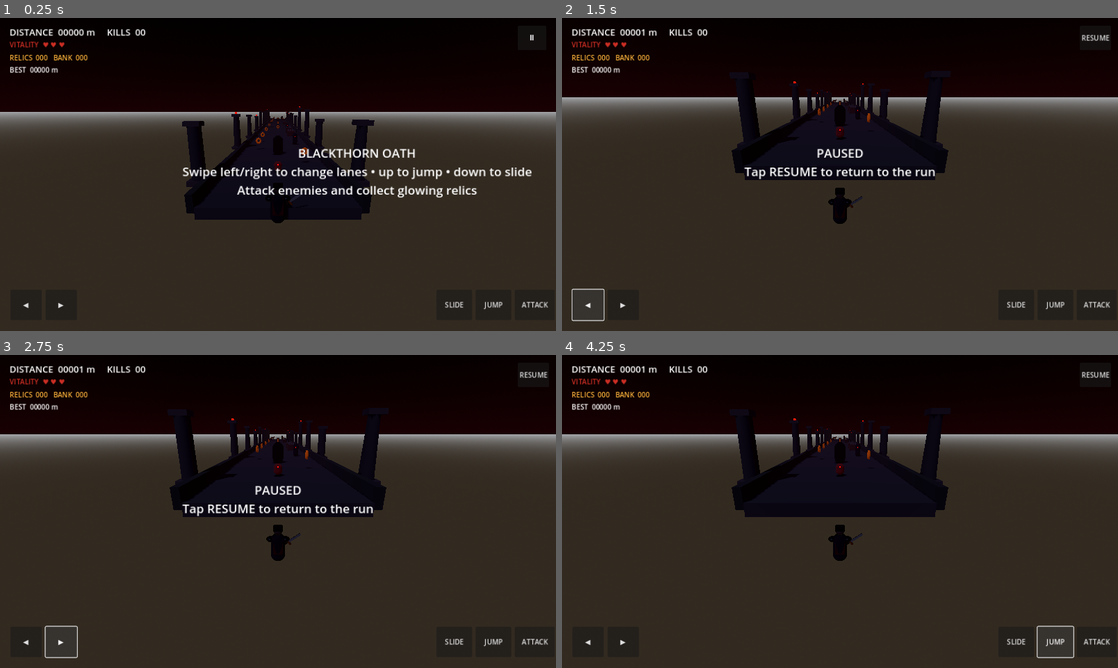
Above: before the commit, frames 1-4 (two rows, left to right).
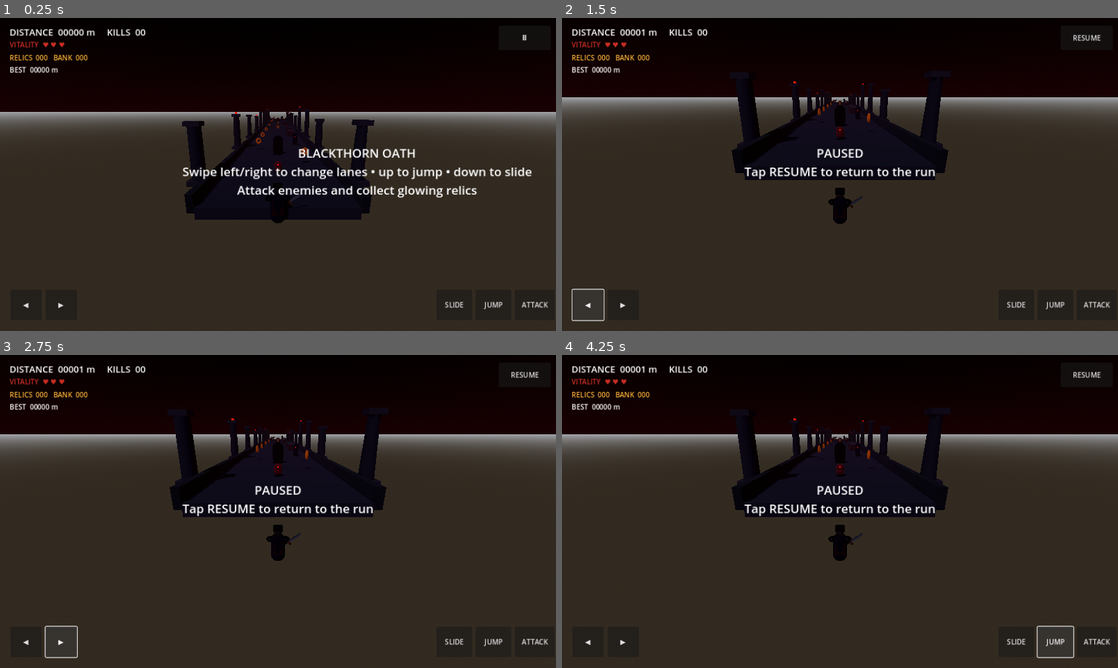
Above: after the commit, the same moments.

Repository: nebiladonay-hash/blackthorn-oath
Game: Godot game, scene res://scenes/main.tscn
Same seed, same stepped clock (60 frames per second), same inputs: the game is played once before the commit and once after it.
Inputs:
- Up to frame 1 (0.25 s): no input
- Up to frame 2 (1.5 s): click "Ⅱ" at 0.5 s; click "◀" at 1.25 s
- Up to frame 3 (2.75 s): click "▶" at 2 s
- Up to frame 4 (4.25 s): click "SLIDE" at 2.75 s; click "JUMP" at 3.5 s

The runs differ from the first frame. In frame 1, less than 0.1% of the frame differs, in the area x 94-96%, y 5-8%; in frame 2, 0.1%; in frame 3, 0.1%; in frame 4, 0.8%, in the area x 32-99%, y 5-52%.

Commit message:
Keep death and pause overlays visible; improve resume button size

Diff:
--- a/scripts/main.gd
+++ b/scripts/main.gd
@@ -137,13 +137,13 @@
 	message_label.add_theme_font_size_override("font_size", 28)
 	message_label.text = "BLACKTHORN OATH\nSwipe left/right to change lanes • up to jump • down to slide\nAttack enemies and collect glowing relics"
 	root.add_child(message_label)
-	get_tree().create_timer(4.0).timeout.connect(func(): message_label.visible = false)
+	get_tree().create_timer(4.0).timeout.connect(_hide_intro_message)
 	_button(root, "◀", Vector2(24, -95), Vector2(72, 70), func(): player.move_lane(-1), Control.PRESET_BOTTOM_LEFT)
 	_button(root, "▶", Vector2(105, -95), Vector2(72, 70), func(): player.move_lane(1), Control.PRESET_BOTTOM_LEFT)
 	_button(root, "SLIDE", Vector2(-275, -95), Vector2(82, 70), func(): player.slide(), Control.PRESET_BOTTOM_RIGHT)
 	_button(root, "JUMP", Vector2(-185, -95), Vector2(82, 70), func(): player.jump(), Control.PRESET_BOTTOM_RIGHT)
 	_button(root, "ATTACK", Vector2(-95, -95), Vector2(92, 70), func(): player.attack(), Control.PRESET_BOTTOM_RIGHT)
-	pause_button = _button(root, "Ⅱ", Vector2(-88, 18), Vector2(66, 56), func(): _toggle_pause(), Control.PRESET_TOP_RIGHT)
+	pause_button = _button(root, "Ⅱ", Vector2(-132, 18), Vector2(120, 56), func(): _toggle_pause(), Control.PRESET_TOP_RIGHT)
 
 func _button(root: Control, caption: String, offset: Vector2, dimensions: Vector2, action: Callable, preset: int) -> Button:
 	var b := Button.new()
@@ -316,6 +316,10 @@
 	save_data.set_value("progress", "relic_bank", relic_bank)
 	save_data.save("user://blackthorn_oath.cfg")
 
+func _hide_intro_message() -> void:
+	if not run_over and not get_tree().paused and is_instance_valid(message_label):
+		message_label.visible = false
+
 func _toggle_pause() -> void:
 	if run_over:
 		return
